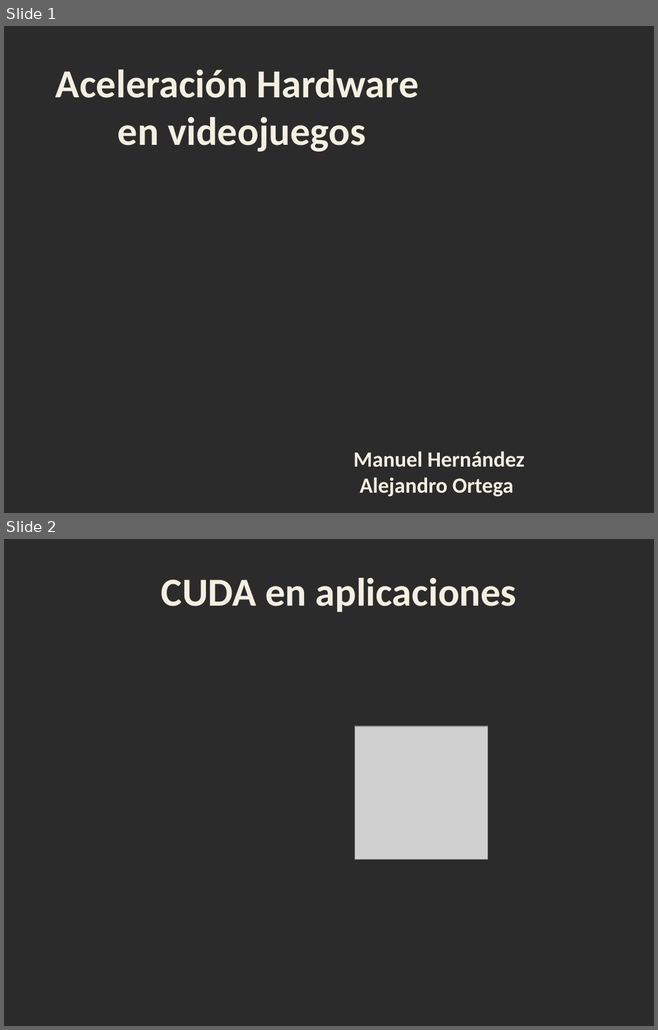
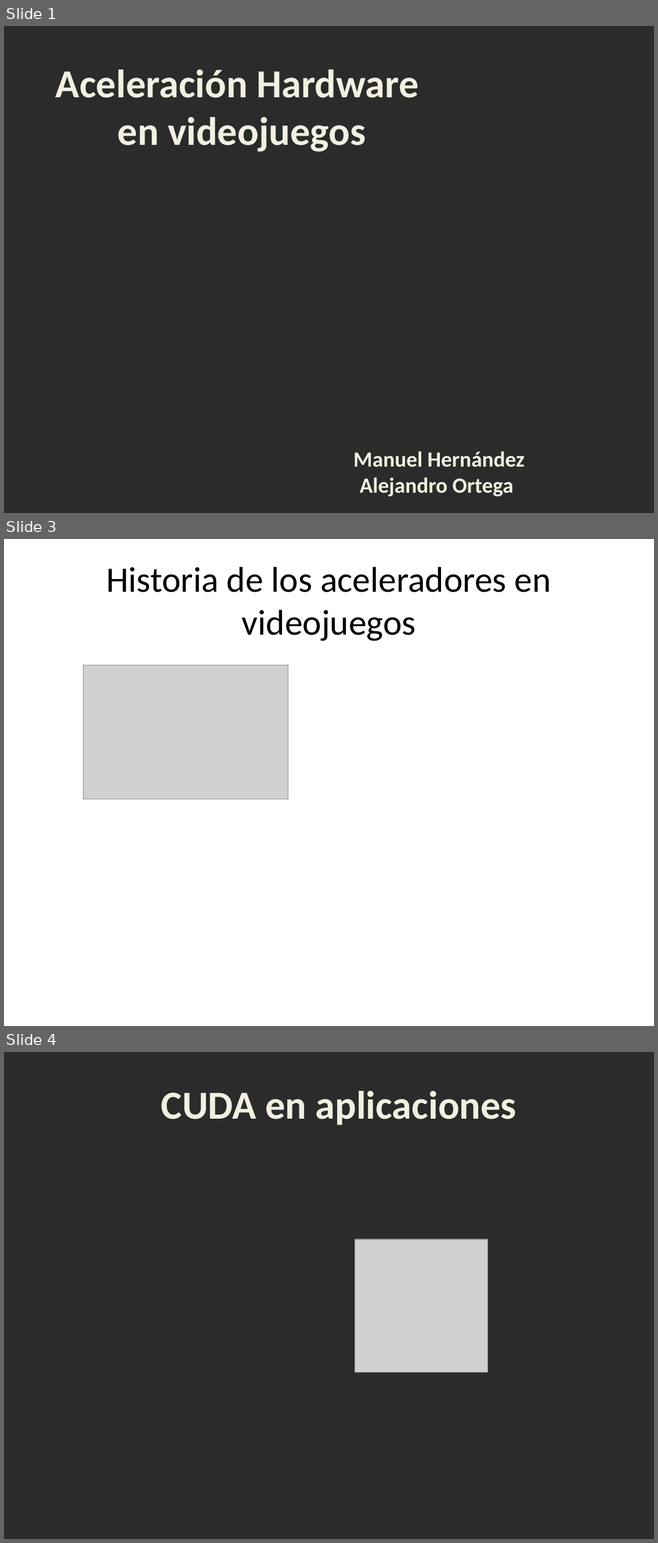
Before and after one commit to manherna/GPUS, a slide deck: Presen.pptx. Shown one above the other, each under a label of ours: slides 1 and 2 before the commit, slides 1, 3 and 4 after it; the slides between them are not shown. The pictures are 658x1030 and 658x1543 pixels, drawn with LibreOffice and Linux fonts; fonts in the diff are those of the drawing; grey boxes stand for pictures; background and template pictures are left out; a plain dark background stands for a picture behind light text. Boxes give left, top, right and bottom in pixels: in the first picture for what was removed or moved away, otherwise in the second. Text is boxed around its words. In the diff, an @@ line names an element or a change of style, - is before the commit and + after.

```diff
--- a/Presen.pptx
+++ b/Presen.pptx
@@ slide 3 added at (4,539,654,1026), background #FFFFFF @@
@@ title added at (107,567,551,641), 39.6 pt, text #000000 @@
+Historia de los aceleradores en videojuegos
@@ picture added at (83,665,288,799) @@
@@ what was slide 2 is now slide 4 @@
```
Also in this commit, not shown: 1 other slide added.
